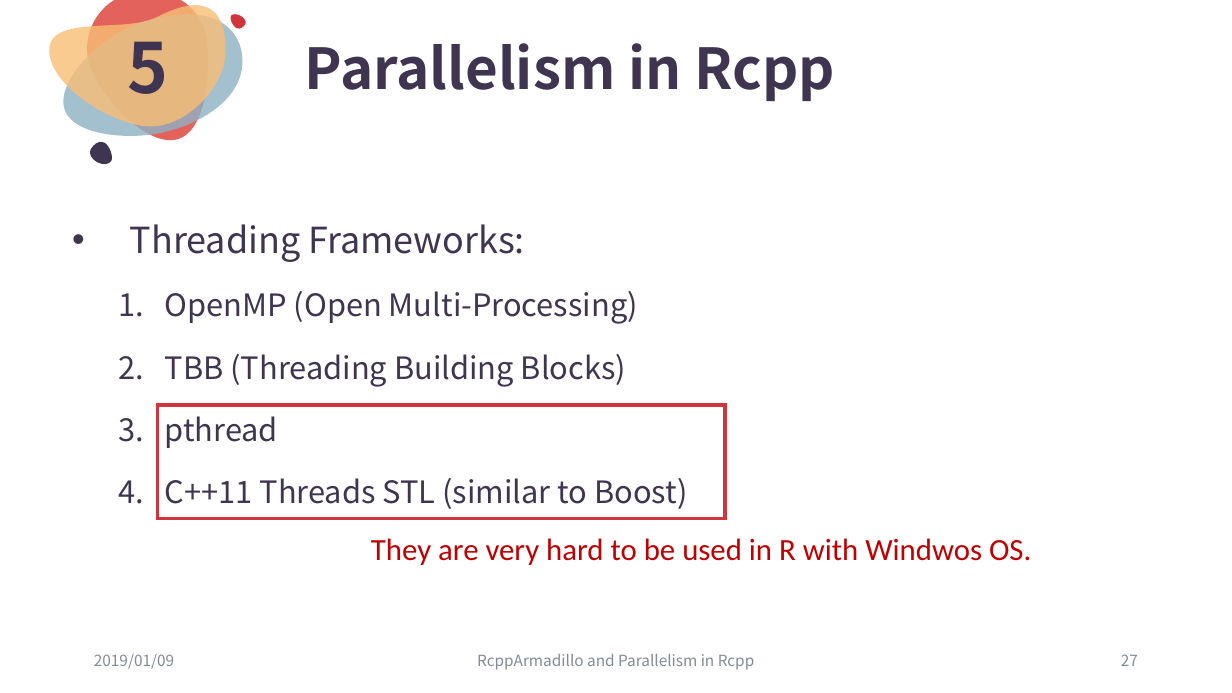
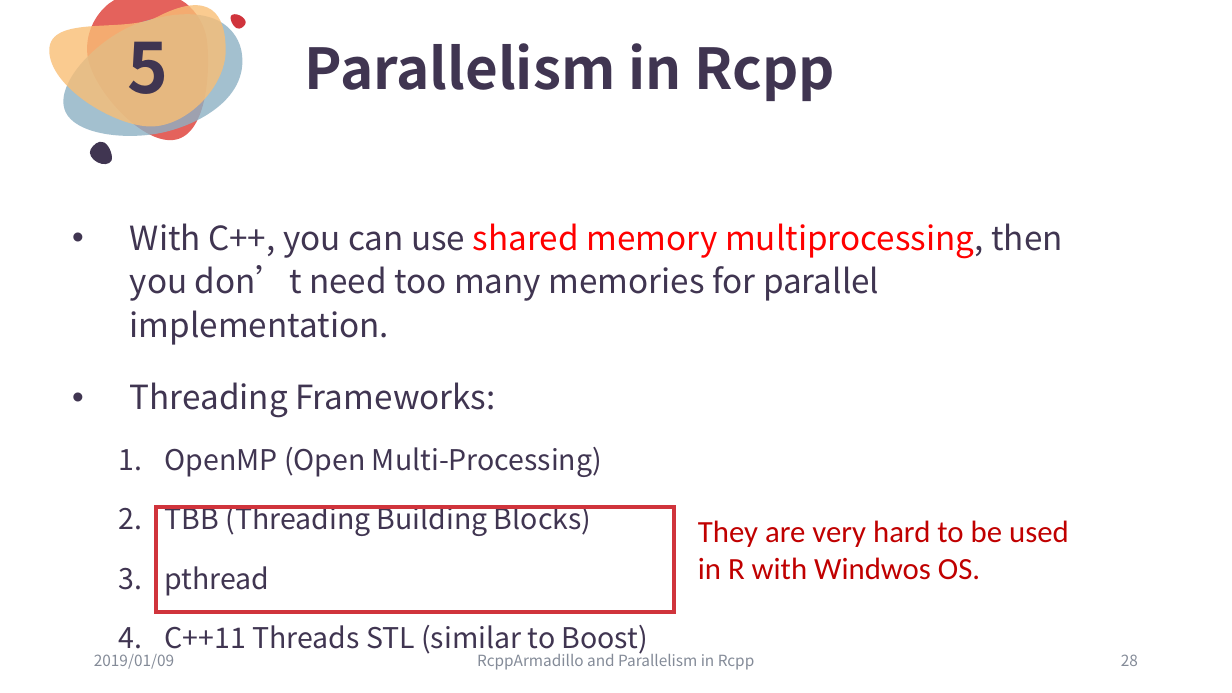
Before and after one commit to ChingChuan-Chen/Rcpp_RcppArmadillo_tutorial, a slide deck: slide 28 of leture_powerpoint_0109.pptx (slide 27 before the commit). Drawn at 1232x693 pixels with LibreOffice and Linux fonts; fonts in the diff are those of the drawing. Boxes give left, top, right and bottom in pixels: in the first picture for what was removed or moved away, otherwise in the second. Text is boxed around its words. In the diff, an @@ line names an element or a change of style, - is before the commit and + after.

Commit message:
complete RcppParallel two examples

```diff
--- a/leture_powerpoint_0109.pptx
+++ b/leture_powerpoint_0109.pptx
@@ text at [130, 223, 1062, 345]: paragraph added @@
+• With C++, you can use shared memory multiprocessing, then you don’t need too many memories for parallel implementation.
@@ text at [130, 382, 648, 655]: size 28 to 25.9 pt in "Threading Frameworks:"; size 24 to 22.2 pt in "OpenMP (Open Multi-Processing)", "TBB (Threading Building Blocks)", "pthread", "C++11 Threads STL (similar to Boost)" @@
@@ rectangle: place and size @@
-rectangle at [158, 405, 726, 518]
+rectangle at [156, 507, 675, 612]
@@ text at [698, 520, 1069, 580]: text changed @@
-They are very hard to be used in R with Windwos OS.
+They are very hard to be used
+in R with Windwos OS.
@@ page number at [1121, 654, 1138, 666]: text changed @@
-27
+28
```
Also in this commit, not shown: 2 other slides changed, 11 slides added, 6 other files.
